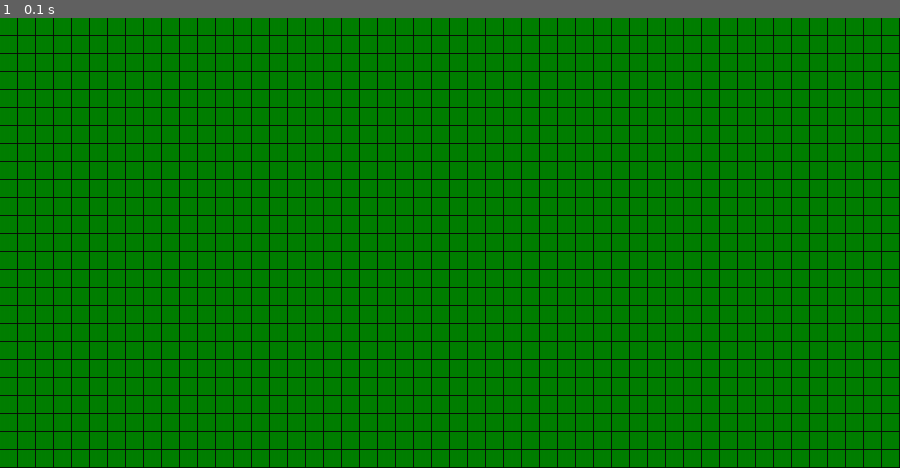
Above: before the commit, frame 1.
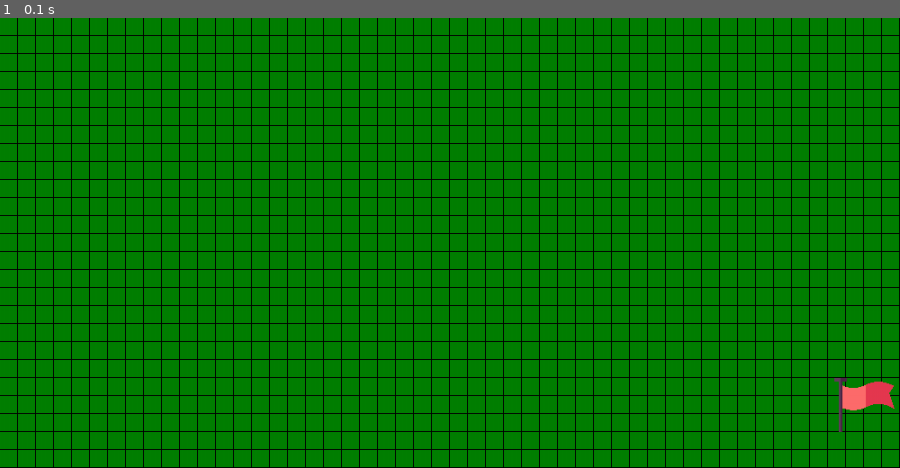
Above: after the commit, the same moment.

Repository: alisafainshtein/couple_project
Game: pygame game, started from screen.py
Same seed, same stepped clock (60 frames per second), same inputs: the game is played once before the commit and once after it.
Inputs:
- Up to frame 1 (0.1 s): no input

The runs differ from the first frame. In frame 1, 0.3% of the frame differs, in the area x 92-100%, y 80-92%.

Commit message:
it works ! flag

Diff:
--- a/screen.py
+++ b/screen.py
@@ -41,21 +41,20 @@
     num_rows = 25
     num_cols = 50
     screen = pygame.display.set_mode((num_cols * size, num_rows * size))
-    screen.fill(color_)
-    pygame.display.flip()
-    pygame.display.update()
+    # screen.fill(color_)
     assign_metrix_to_screen(game_matrix, screen, size)
-    time.sleep(10)
+    img = pygame.image.load('flag.png')
+    img = pygame.transform.scale(img,
+                                 (4 * size, 3 * size))
+    screen.blit(img, ((49 * size) - (3 * size), (24 * size) - (4 * size)))
 
-
-def create_flag_image():
-    flag_img = pygame.image.load('flag.png')
-    flag_img = pygame.transform.scale(flag_img, (4, 3))
-    flag_surface = pygame.Surface((4, 3))
-    pygame.Surface.blit(flag_surface, flag_img, dest=(21, 46))
     pygame.display.flip()
     pygame.display.update()
 
+    time.sleep(10)
+    return screen
+
+
+
 
 set_screen_size()
-create_flag_image()
